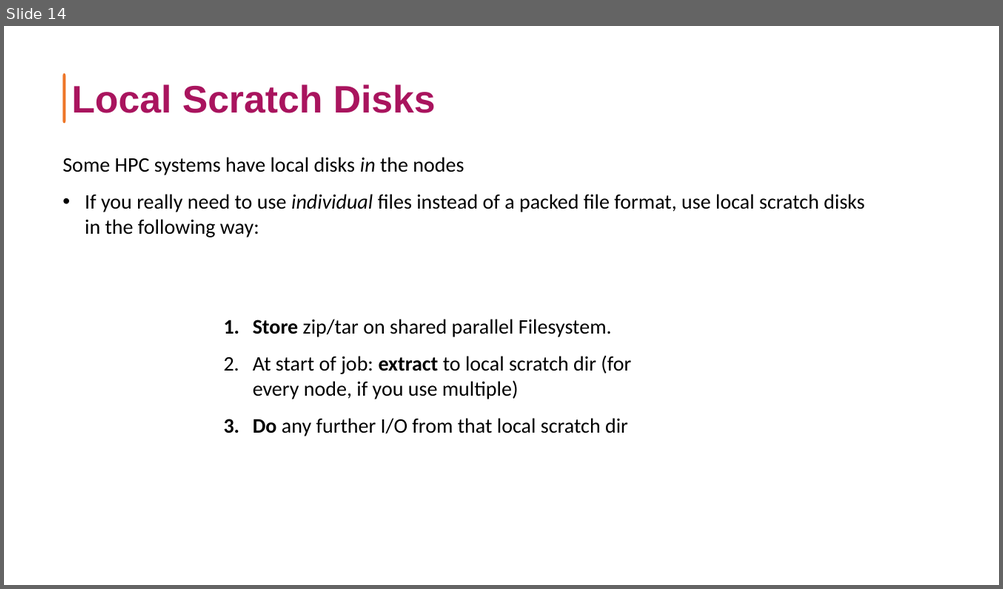
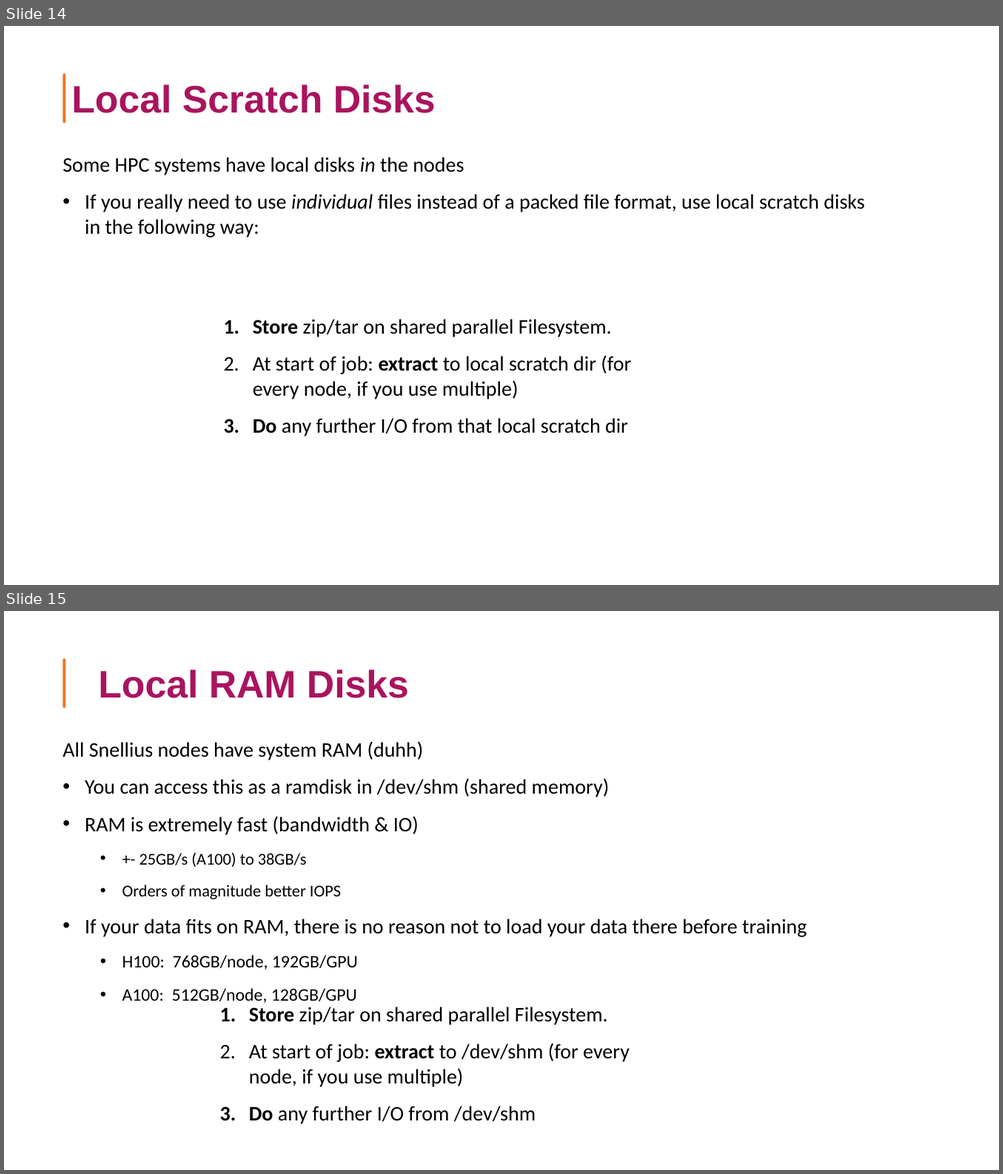
Before and after one commit to sara-nl/HPML-course-materials, a slide deck: Day2/slides/HPC_FS_Packed_Data.pptx. Shown one above the other, each under a label of ours: slide 14 before the commit, slides 14 and 15 after it. The pictures are 1003x589 and 1003x1174 pixels, drawn with LibreOffice and Linux fonts; fonts in the diff are those of the drawing; grey boxes stand for pictures. Boxes give left, top, right and bottom in pixels: in the first picture for what was removed or moved away, otherwise in the second. Text is boxed around its words. In the diff, an @@ line names an element or a change of style, - is before the commit and + after.

```diff
--- a/Day2/slides/HPC_FS_Packed_Data.pptx
+++ b/Day2/slides/HPC_FS_Packed_Data.pptx
@@ slide 15 added at box(4, 611, 999, 1170), background #FFFFFF @@
@@ freeform shape added at box(63, 658, 66, 708), fill #EE7628 @@
@@ text added at box(98, 669, 409, 698), 37 pt, text #A9145E, bold @@
+Local RAM Disks
@@ text added at box(62, 741, 806, 1003), 20 pt, text #000000 @@
+All Snellius nodes have system RAM (duhh)
+• You can access this as a ramdisk in /dev/shm (shared memory)
+• RAM is extremely fast (bandwidth & IO)
+  • +- 25GB/s (A100) to 38GB/s
+  • Orders of magnitude better IOPS
+• If your data fits on RAM, there is no reason not to load your data there before training
+  • H100: 768GB/node, 192GB/GPU
+  • A100: 512GB/node, 128GB/GPU
@@ text added at box(249, 1007, 629, 1125), 20 pt, text #000000 @@
+1. Store zip/tar on shared parallel Filesystem.
+2. At start of job: extract to /dev/shm (for every node, if you use multiple)
+3. Do any further I/O from /dev/shm
```
Also in this commit, not shown: 4 slides changed, 12 other files.
